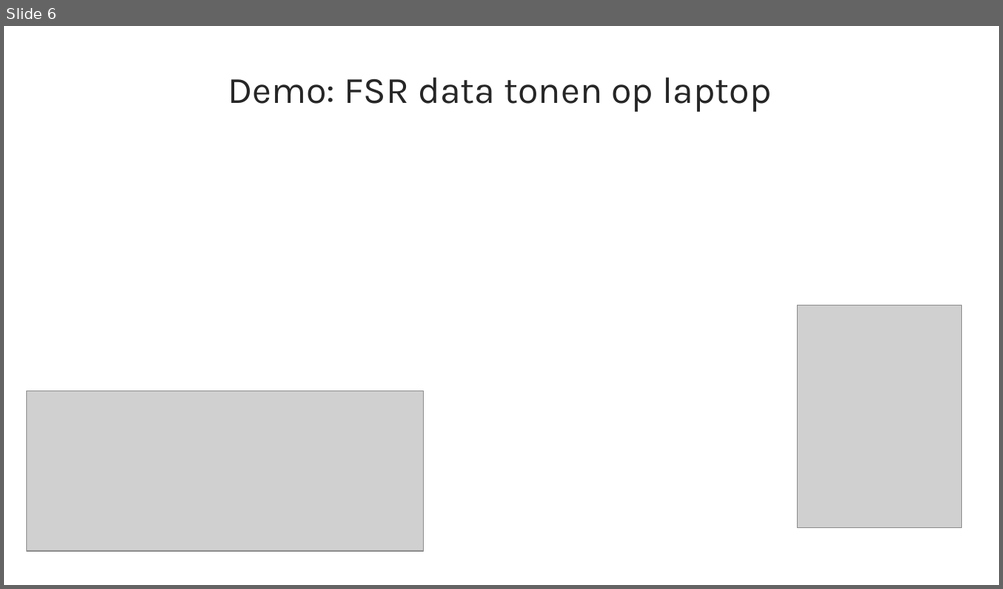
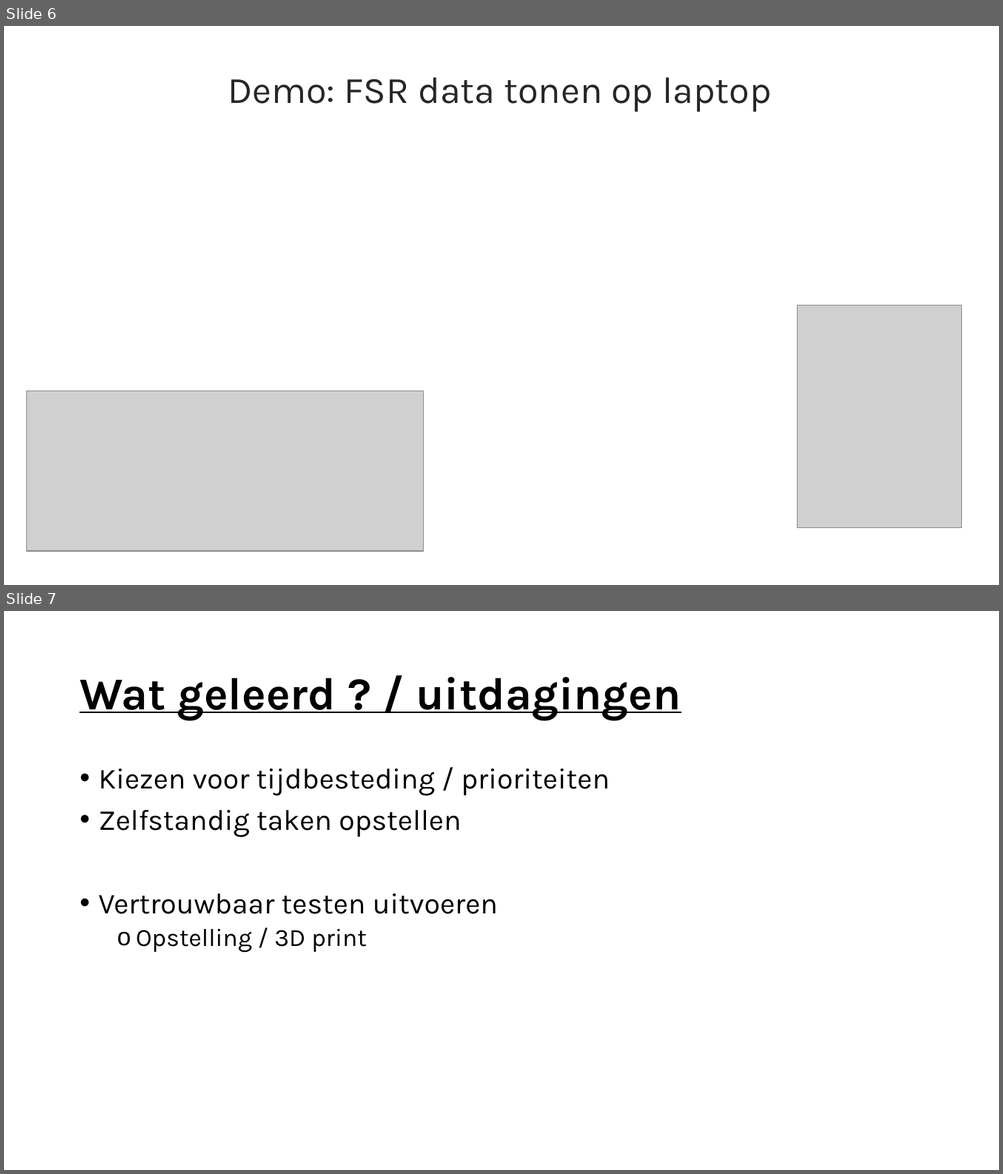
Before and after one commit to MilanBowz/FSR_Zitpositie_Sensor, a slide deck: Presentatie.pptx. Shown one above the other, each under a label of ours: slide 6 before the commit, slides 6 and 7 after it. The pictures are 1003x589 and 1003x1174 pixels, drawn with LibreOffice and Linux fonts; fonts in the diff are those of the drawing; grey boxes stand for pictures; background and template pictures are left out. Boxes give left, top, right and bottom in pixels: in the first picture for what was removed or moved away, otherwise in the second. Text is boxed around its words. In the diff, an @@ line names an element or a change of style, - is before the commit and + after.

```diff
--- a/Presentatie.pptx
+++ b/Presentatie.pptx
@@ slide 7 added at (4, 611, 999, 1170), background #FFFFFF @@
@@ title added at (79, 677, 680, 721), 44 pt, text #000000, bold, underline @@
+Wat geleerd ? / uitdagingen
@@ text added at (99, 769, 609, 953), 28 pt, text #000000 @@
+• Kiezen voor tijdbesteding / prioriteiten
+• Zelfstandig taken opstellen
+• Vertrouwbaar testen uitvoeren
+  o Opstelling / 3D print
```
